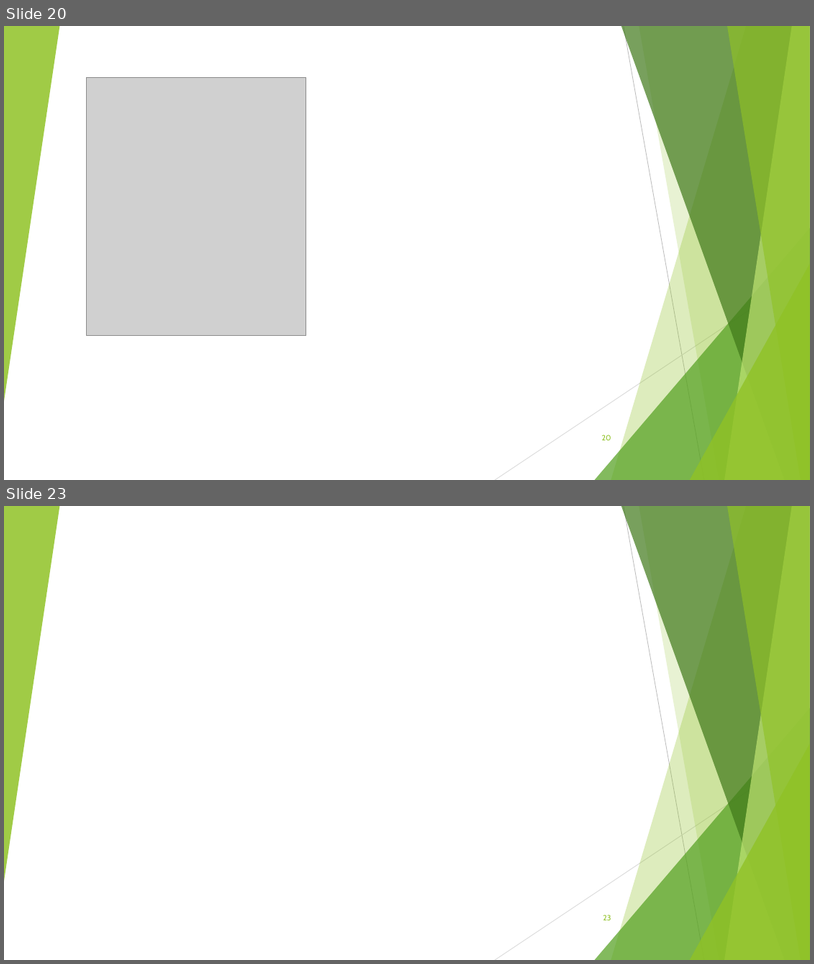
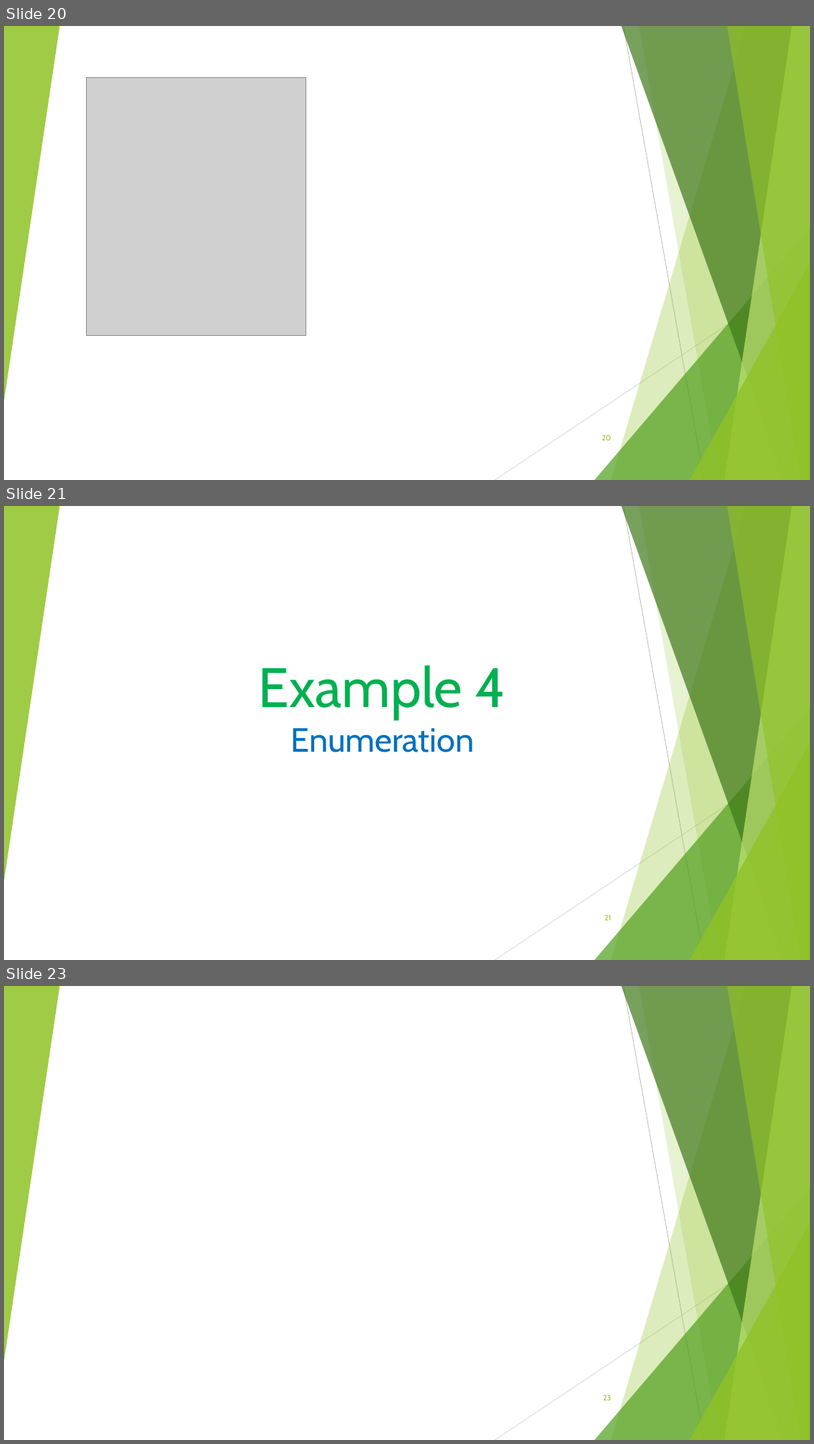
Before and after one commit to mohammadbtc100/courses, a slide deck: C#/C#.NET.pptx. Shown one above the other, each under a label of ours: slides 20 and 23 before the commit, slides 20, 21 and 23 after it; the slides between them are not shown. The pictures are 814x964 and 814x1444 pixels, drawn with LibreOffice and Linux fonts; fonts in the diff are those of the drawing; grey boxes stand for pictures. Boxes give left, top, right and bottom in pixels: in the first picture for what was removed or moved away, otherwise in the second. Text is boxed around its words. In the diff, an @@ line names an element or a change of style, - is before the commit and + after.

```diff
--- a/C#/C#.NET.pptx
+++ b/C#/C#.NET.pptx
@@ slide 21 added at (4,506,810,960), background #FFFFFF; not listed: 10 template elements that a slide beside it also shows @@
@@ text added at (259,665,507,752), 40 pt, text #0070C0 @@
+Example 4
+Enumeration
@@ page number added at (604,914,611,920), 9 pt, text #90C226 @@
+21
```
Also in this commit, not shown: 3 other slides added.
